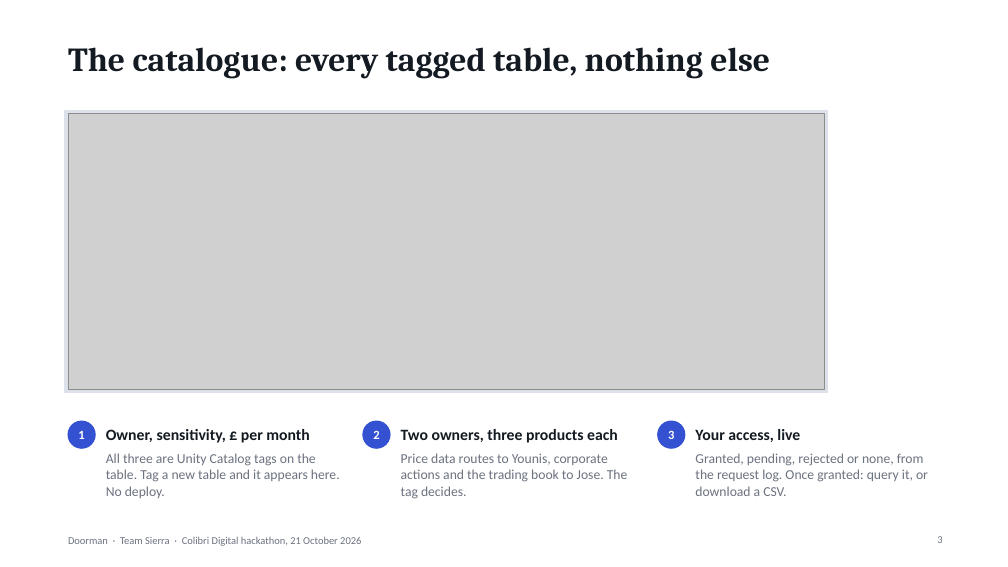
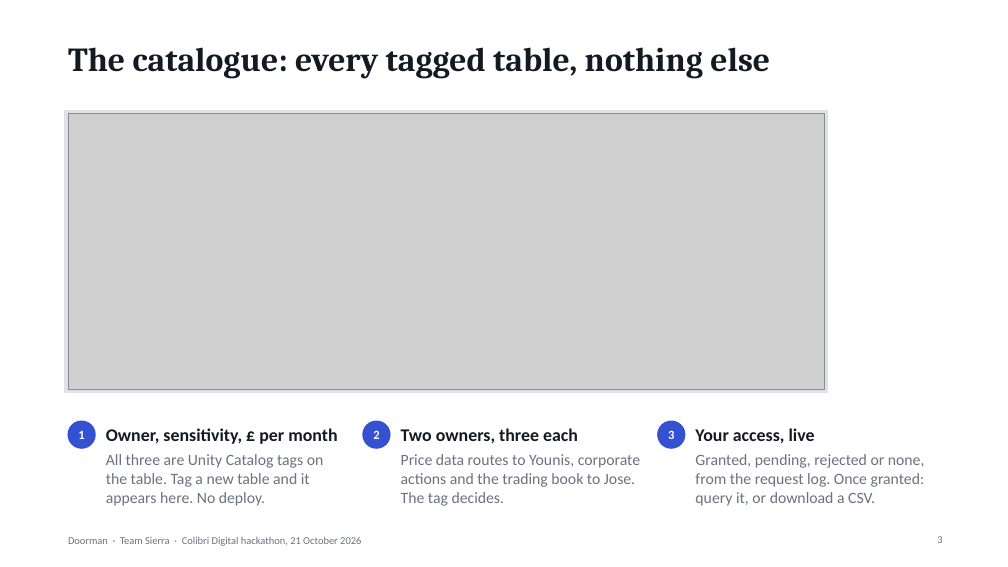
Before and after one commit to younis-y/doorman-databricks, a slide deck: slide 3 of docs/Doorman-deck.pptx. Drawn at 1008x567 pixels with LibreOffice and Linux fonts; fonts in the diff are those of the drawing; grey boxes stand for pictures. Boxes give left, top, right and bottom in pixels: in the first picture for what was removed or moved away, otherwise in the second. Text is boxed around its words. In the diff, an @@ line names an element or a change of style, - is before the commit and + after.

```diff
--- a/docs/Doorman-deck.pptx
+++ b/docs/Doorman-deck.pptx
@@ text "Owner, sensitivity, £ per month" at box(106, 428, 337, 444): size 15 to 17 pt @@
@@ text at box(401, 428, 578, 443): text changed; size 15 to 17 pt @@
-Two owners, three products each
+Two owners, three each
@@ text "Your access, live" at box(695, 428, 815, 444): size 15 to 17 pt @@
@@ size 13 to 15 pt in 3 elements at box(106, 454, 324, 506), box(401, 454, 640, 506), box(695, 454, 925, 506) @@
```
Also in this commit, not shown: 7 other slides changed.
